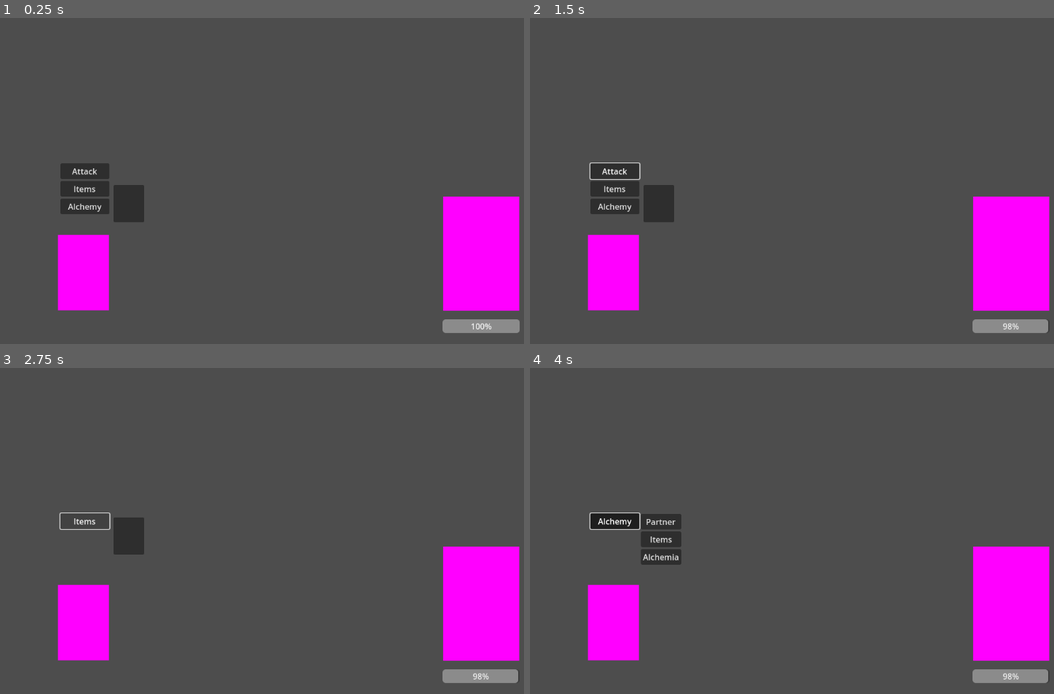
Above: before the commit, frames 1-4 (two rows, left to right).
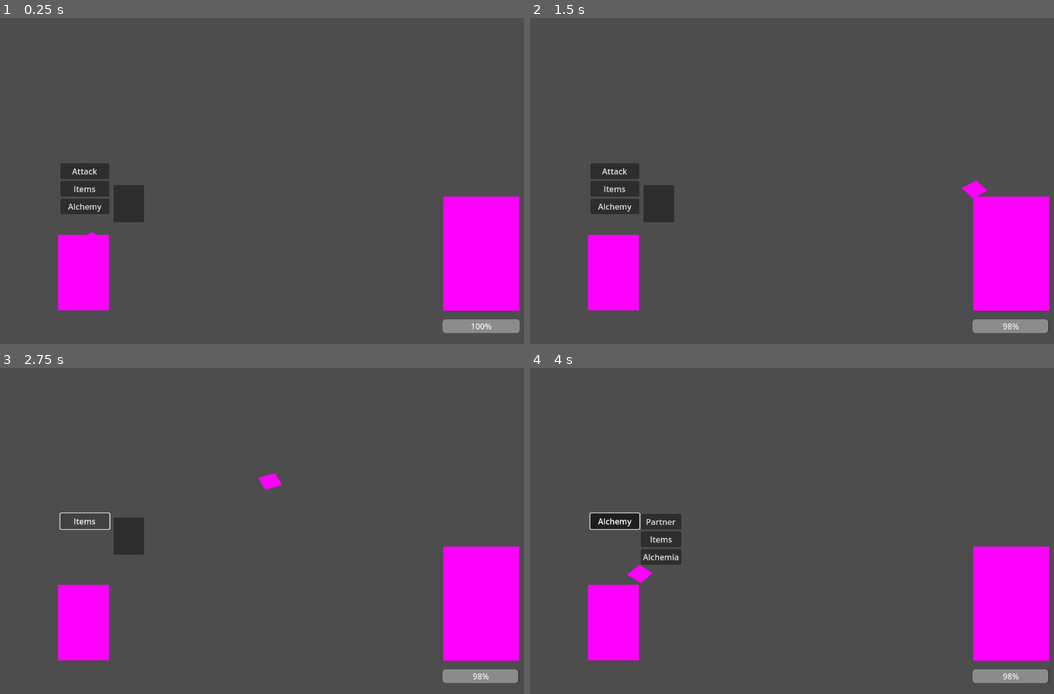
Above: after the commit, the same moments.

Repository: WolfMongress/from_the_shadows_ps_gamejam
Game: Godot game, scene res://battle_scene.tscn
Two runs of this game, one before a commit and one after it. Both use one fixed random seed, a clock stepped at 60 frames per second and the inputs below.
Inputs (mouse positions are in pixels of both pictures, inside the frame that each line leads up to):
- Up to frame 1 (0.25 s): no input
- Up to frame 2 (1.5 s): click "Attack" at 0.5 s; click (550, 210) at 1.25 s, where only the run after the commit has a clickable "Ultra Heal"
- Up to frame 3 (2.75 s): click "Items" at 2 s
- Up to frame 4 (4 s): click "Items" at 2.75 s; click "Alchemy" at 3.5 s

The runs differ from the first frame. In frame 1, less than 0.1% of the frame differs, in the area x 16-19%, y 65-67%; in frame 2, 0.2%, in the area x 11-88%, y 44-56%; in frame 3, 0.1%; in frame 4, 0.1%.

Commit message:
started work on boss fight

Diff:
--- a/Global.gd
+++ b/Global.gd
@@ -10,6 +10,9 @@
 var transformed = false
 var player_turn = true
 
+var boss_turn = false
+var boss_phase_1 = true
+
 var three_turn_countdown = 0
 
 var primary_ui_state = false
@@ -19,7 +22,7 @@
 var bear_elephant = false
 
 var cat_bear = false
-var cat_cat = false
+var cat_cat = true
 var cat_elephant = false
 
 var elephant_bear = false
--- a/alchemia.tscn
+++ b/alchemia.tscn
@@ -7,9 +7,9 @@
 [ext_resource type="Script" path="res://shadows_button.gd" id="4_h7vof"]
 [ext_resource type="Script" path="res://shadows_submenu.gd" id="5_uc0xf"]
 
+[sub_resource type="PlaceholderTexture2D" id="PlaceholderTexture2D_ro64n"]
+
 [sub_resource type="CapsuleShape2D" id="CapsuleShape2D_cwv0t"]
-
-[sub_resource type="PlaceholderTexture2D" id="PlaceholderTexture2D_ro64n"]
 
 [sub_resource type="GDScript" id="GDScript_crgs2"]
 script/source = "extends VBoxContainer
@@ -18,18 +18,19 @@
 	visible = true
 "
 
-[node name="Alchemia" type="StaticBody2D"]
+[node name="Alchemia" type="Area2D"]
 position = Vector2(500, 500)
+monitorable = false
 script = ExtResource("1_dfq2s")
+
+[node name="Sprite2D" type="Sprite2D" parent="."]
+position = Vector2(0.5, 0)
+scale = Vector2(101, 150)
+texture = SubResource("PlaceholderTexture2D_ro64n")
 
 [node name="CollisionShape2D" type="CollisionShape2D" parent="."]
 scale = Vector2(5, 5)
 shape = SubResource("CapsuleShape2D_cwv0t")
-
-[node name="Sprite2D" type="Sprite2D" parent="."]
-position = Vector2(0.499999, -5.72205e-06)
-scale = Vector2(101, 150)
-texture = SubResource("PlaceholderTexture2D_ro64n")
 
 [node name="Primary UI" type="VBoxContainer" parent="."]
 offset_left = -45.0
--- a/battle_scene.tscn
+++ b/battle_scene.tscn
@@ -1,19 +1,21 @@
-[gd_scene load_steps=8 format=3 uid="uid://c83ev5p2gx8np"]
+[gd_scene load_steps=9 format=3 uid="uid://c83ev5p2gx8np"]
 
 [ext_resource type="PackedScene" uid="uid://csweymfv4kvk1" path="res://boss.tscn" id="1_gyqp6"]
 [ext_resource type="Script" path="res://battle_scene.gd" id="1_ohibv"]
 [ext_resource type="PackedScene" uid="uid://dqwdrmf7pnjwg" path="res://alchemia.tscn" id="2_b3pwu"]
 [ext_resource type="PackedScene" uid="uid://bgcl5q3337mxs" path="res://partner.tscn" id="4_85tkj"]
+[ext_resource type="Script" path="res://enemy_projectile.gd" id="5_3ucay"]
 
-[sub_resource type="Curve2D" id="Curve2D_ky8db"]
+[sub_resource type="Curve2D" id="Curve2D_c6x4t"]
 _data = {
-"points": PackedVector2Array(0, 0, 0, 0, -36, -56, -378.942, -21.4187, 378.942, 21.4187, 561, -313, 0, 0, 0, 0, 1052, -71, 0, 0, 0, 0, -36, -56)
+"points": PackedVector2Array(0, 0, 0, 0, 511.755, 280.904, 125.31, -61.29, -125.31, 61.29, 272.991, 156.705, 0, 0, 0, 0, 64.073, 337.512)
 }
-point_count = 4
+point_count = 3
 
-[sub_resource type="CircleShape2D" id="CircleShape2D_3y25c"]
+[sub_resource type="PlaceholderTexture2D" id="PlaceholderTexture2D_duloe"]
 
-[sub_resource type="PlaceholderTexture2D" id="PlaceholderTexture2D_8xk3i"]
+[sub_resource type="CircleShape2D" id="CircleShape2D_cg8r8"]
+radius = 10.7831
 
 [node name="battle_scene" type="Node2D"]
 script = ExtResource("1_ohibv")
@@ -27,33 +29,37 @@
 [node name="partner" parent="." instance=ExtResource("4_85tkj")]
 position = Vector2(135, 554)
 
-[node name="Path2D" type="Path2D" parent="."]
-visible = false
-position = Vector2(-4.40073, 0)
-scale = Vector2(0.877757, 1)
-curve = SubResource("Curve2D_ky8db")
-
-[node name="PathFollow2D" type="PathFollow2D" parent="Path2D"]
-position = Vector2(-36, -56)
-rotation = -0.406508
-
-[node name="potion_bottle" type="StaticBody2D" parent="Path2D/PathFollow2D"]
-visible = false
-position = Vector2(122, -1)
+[node name="Enemy Projectile" type="Node2D" parent="."]
+script = ExtResource("5_3ucay")
 metadata/_edit_group_ = true
 
-[node name="CollisionShape2D" type="CollisionShape2D" parent="Path2D/PathFollow2D/potion_bottle"]
-shape = SubResource("CircleShape2D_3y25c")
+[node name="Path2D" type="Path2D" parent="Enemy Projectile"]
+position = Vector2(167.806, 43.5268)
+scale = Vector2(1.64179, 1.18358)
+curve = SubResource("Curve2D_c6x4t")
 
-[node name="Sprite2D" type="Sprite2D" parent="Path2D/PathFollow2D/potion_bottle"]
-scale = Vector2(20, 20)
-texture = SubResource("PlaceholderTexture2D_8xk3i")
+[node name="PathFollow2D" type="PathFollow2D" parent="Enemy Projectile/Path2D"]
+position = Vector2(64.073, 337.512)
+rotation = 2.4282
+progress = 572.973
+
+[node name="StaticBody2D" type="StaticBody2D" parent="Enemy Projectile/Path2D/PathFollow2D"]
+
+[node name="Sprite2D" type="Sprite2D" parent="Enemy Projectile/Path2D/PathFollow2D/StaticBody2D"]
+position = Vector2(-0.0541992, -0.202515)
+scale = Vector2(22.041, 21.6632)
+texture = SubResource("PlaceholderTexture2D_duloe")
+
+[node name="CollisionShape2D" type="CollisionShape2D" parent="Enemy Projectile/Path2D/PathFollow2D/StaticBody2D"]
+shape = SubResource("CircleShape2D_cg8r8")
 
 [connection signal="player_turn" from="boss" to="Alchemia" method="_on_placeholderboss_player_turn"]
 [connection signal="attacking_regular" from="Alchemia" to="boss" method="_on_alchemia_attacking_regular"]
 [connection signal="bear_bear" from="Alchemia" to="partner" method="_on_alchemia_bear_bear"]
 [connection signal="bear_cat" from="Alchemia" to="partner" method="_on_alchemia_bear_cat"]
 [connection signal="bear_elephant" from="Alchemia" to="partner" method="_on_alchemia_bear_elephant"]
+[connection signal="body_entered" from="Alchemia" to="Alchemia" method="_on_body_entered"]
+[connection signal="body_shape_entered" from="Alchemia" to="Alchemia" method="_on_body_shape_entered"]
 [connection signal="cat_bear" from="Alchemia" to="partner" method="_on_alchemia_cat_bear"]
 [connection signal="cat_cat" from="Alchemia" to="partner" method="_on_alchemia_cat_cat"]
 [connection signal="cat_elephant" from="Alchemia" to="partner" method="_on_alchemia_cat_elephant"]
@@ -61,4 +67,4 @@
 [connection signal="elephant_cat" from="Alchemia" to="partner" method="_on_alchemia_elephant_cat"]
 [connection signal="elephant_elephant" from="Alchemia" to="partner" method="_on_alchemia_elephant_elephant"]
 [connection signal="partner_turn" from="Alchemia" to="partner" method="_on_alchemia_partner_turn"]
-[connection signal="player_turn_end" from="partner" to="Alchemia" method="_on_partner_player_turn_end"]
+[connection signal="boss_turn" from="partner" to="Enemy Projectile" method="_on_partner_boss_turn"]
--- /dev/null
+++ b/enemy_projectile.gd
@@ -0,0 +1,9 @@
+extends Node2D
+
+@onready var path_follow : PathFollow2D = $Path2D/PathFollow2D
+
+@export var speed = 200
+
+func _process(delta):
+	if Global.boss_turn != false:
+		path_follow.progress += speed * delta
--- a/partner.gd
+++ b/partner.gd
@@ -1,6 +1,6 @@
 extends StaticBody2D
 
-signal player_turn_end
+signal boss_turn
 
 func _on_alchemia_partner_turn():
 	$"Partner UI".visible = true
@@ -29,3 +29,11 @@
 		$"Partner UI/Heal".visible = true
 	elif Global.elephant_elephant:
 		$"Partner UI/Ultra Shield".visible = true
+
+func _on_ultra_weaken_pressed():
+	Global.boss_turn = true
+	hide()
+
+func _on_ultra_heal_pressed():
+	Global.boss_turn = true
+	hide()
--- a/partner.tscn
+++ b/partner.tscn
@@ -48,3 +48,6 @@
 visible = false
 layout_mode = 2
 text = "Heal"
+
+[connection signal="pressed" from="Partner UI/Ultra Weaken" to="." method="_on_ultra_weaken_pressed"]
+[connection signal="pressed" from="Partner UI/Ultra Heal" to="." method="_on_ultra_heal_pressed"]
--- a/player.gd
+++ b/player.gd
@@ -1,4 +1,4 @@
-extends StaticBody2D
+extends Area2D
 
 signal attacking_regular #regular attack with no transformations
 signal partner_turn
@@ -69,3 +69,12 @@
 func _on_transformations_beast_3_transformation():
 	Global.beast3 = true
 	Global.three_turn_countdown = 3
+
+func _on_body_shape_entered(body_rid, body, body_shape_index, local_shape_index):
+	print("test")
+	if Global.boss_phase_1 == true:
+		if Input.is_action_pressed("block"):
+			Global.player_health = (Global.player_health - 8)
+		else:
+			Global.player_health = (Global.player_health - 10)
+		Global.boss_turn = false
--- a/project.godot
+++ b/project.godot
@@ -35,6 +35,11 @@
 "events": [Object(InputEventMouseButton,"resource_local_to_scene":false,"resource_name":"","device":-1,"window_id":0,"a …(258 unchanged characters)…
 ]
 }
+block={
+"deadzone": 0.5,
+"events": [Object(InputEventKey,"resource_local_to_scene":false,"resource_name":"","device":-1,"window_id":0,"alt_pressed":false,"shift_pressed":false,"ctrl_pressed":false,"meta_pressed":false,"pressed":false,"keycode":0,"physical_keycode":4194325,"key_label":0,"unicode":0,"echo":false,"script":null)
+]
+}
 
 [rendering]
 
